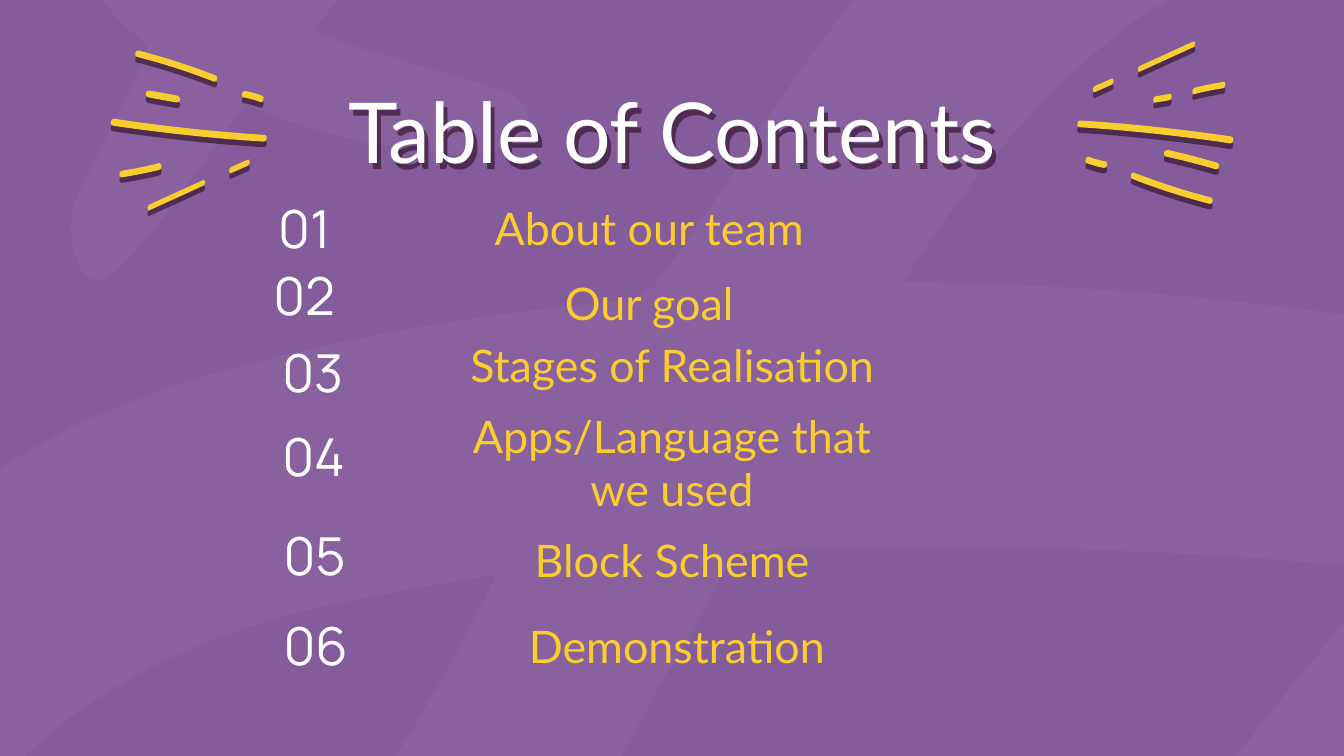
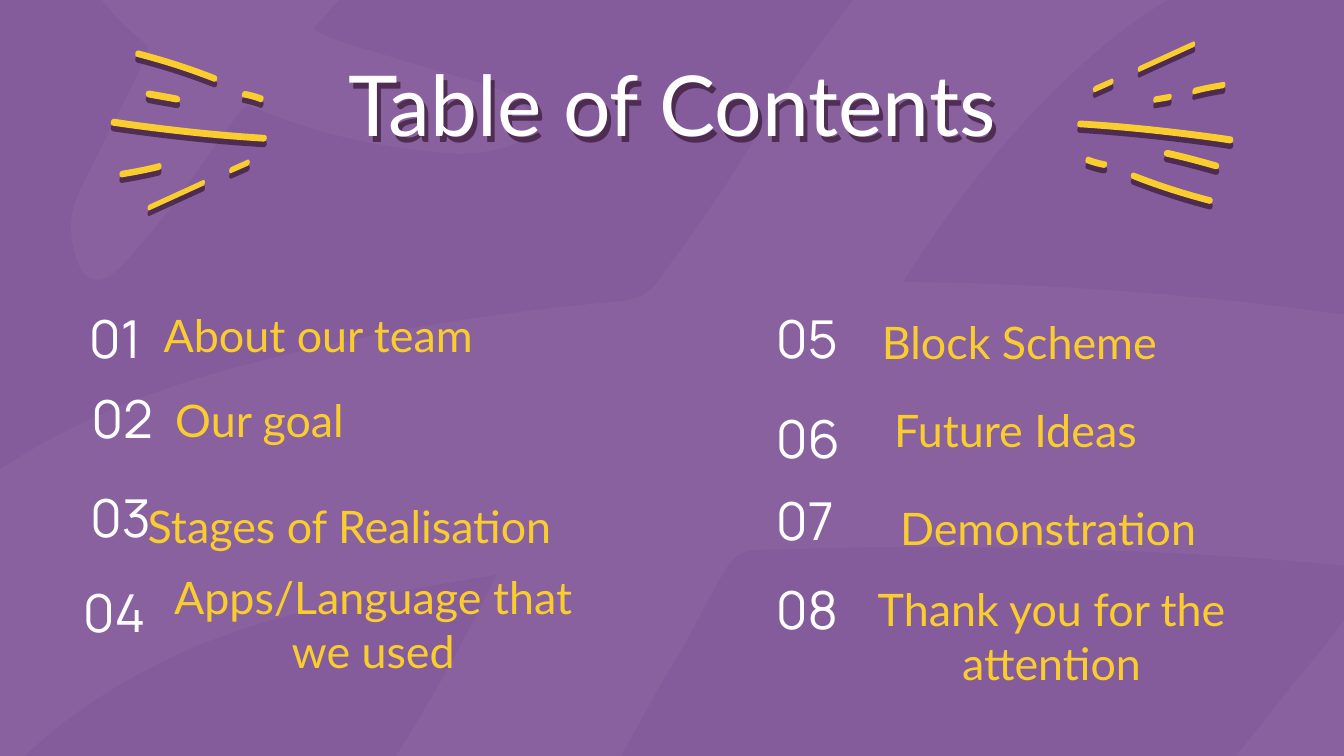
Before and after one commit to PIPetkova19/The-Maze-Runner, a slide deck: slide 2 of Presentation and Documentation/Presentation.pptx. Drawn at 1344x756 pixels with LibreOffice and Linux fonts; fonts in the diff are those of the drawing. Boxes give left, top, right and bottom in pixels: in the first picture for what was removed or moved away, otherwise in the second. Text is boxed around its words. In the diff, an @@ line names an element or a change of style, - is before the commit and + after.

Commit message:
Add future ideas to Presentation

```diff
--- a/Presentation and Documentation/Presentation.pptx
+++ b/Presentation and Documentation/Presentation.pptx
@@ title "Table of Contents": place and size @@
-title "Table of Contents" at (349, 101, 995, 170)
+title "Table of Contents" at (349, 74, 995, 143)
@@ title "01": place and size @@
-title "01" at (278, 209, 330, 249)
+title "01" at (89, 319, 141, 359)
@@ title "About our team": place and size @@
-title "About our team" at (495, 212, 804, 245)
+title "About our team" at (164, 319, 473, 352)
@@ text "05": place and size @@
-text "05" at (284, 536, 346, 576)
+text "05" at (776, 319, 838, 359)
@@ text "Block Scheme": place and size @@
-text "Block Scheme" at (535, 544, 810, 577)
+text "Block Scheme" at (882, 326, 1157, 359)
@@ title "Our goal": place and size @@
-title "Our goal" at (565, 287, 733, 328)
+title "Our goal" at (175, 404, 344, 445)
@@ title "02": place and size @@
-title "02" at (273, 276, 335, 316)
+title "02" at (91, 399, 153, 439)
@@ text "06": place and size @@
-text "06" at (284, 626, 348, 666)
+text "06" at (776, 419, 840, 459)
@@ text added at (894, 414, 1136, 447), 24 pt, text #FACD2F @@
+Future Ideas
@@ title "03": place and size @@
-title "03" at (282, 353, 343, 393)
+title "03" at (90, 498, 151, 541)
@@ title "Stages of Realisation": place and size @@
-title "Stages of Realisation" at (470, 349, 874, 390)
+title "Stages of Realisation" at (148, 510, 551, 551)
@@ text added at (776, 501, 834, 541), 28 pt, text #FFFFFF @@
+07
@@ text "Demonstration": place and size @@
-text "Demonstration" at (529, 630, 825, 663)
+text "Demonstration" at (900, 512, 1196, 545)
@@ title "04": place and size @@
-title "04" at (282, 437, 345, 477)
+title "04" at (83, 593, 146, 633)
@@ title "Apps/Language that we used": place and size @@
-title "Apps/Language that we used" at (473, 420, 871, 506)
+title "Apps/Language that we used" at (174, 581, 572, 668)
@@ text added at (776, 590, 838, 630), 28 pt, text #FFFFFF @@
+08
@@ text added at (878, 593, 1226, 680), 24 pt, text #FACD2F @@
+Thank you for the attention
```
Also in this commit, not shown: 1 slide added.
